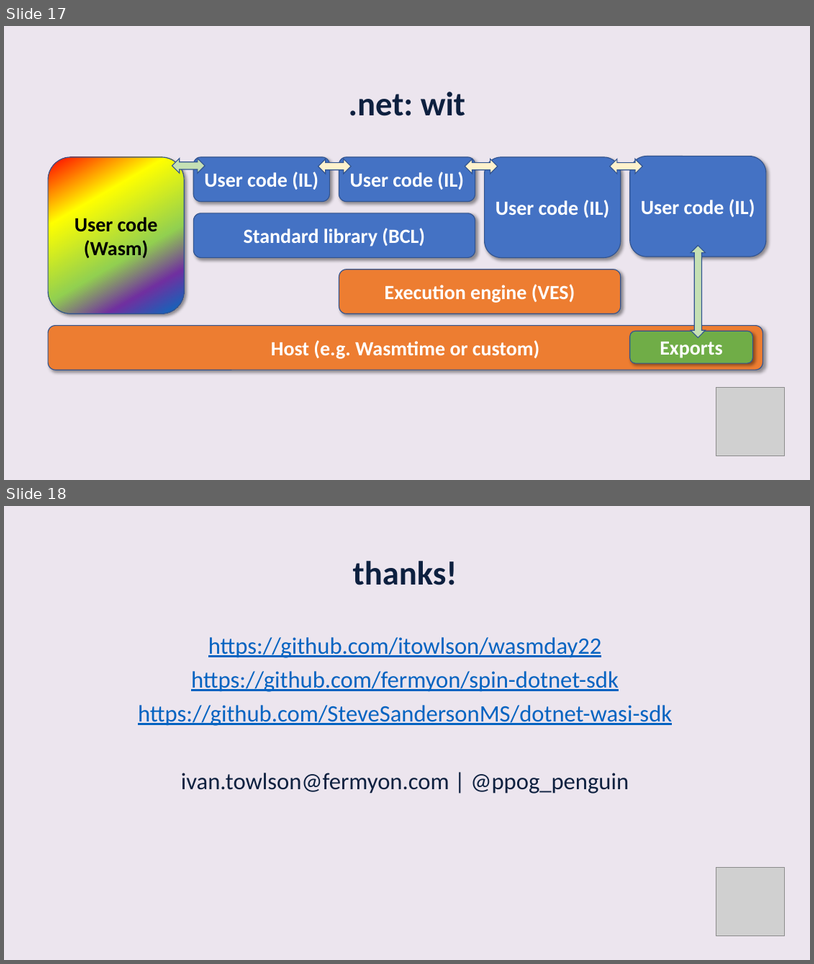
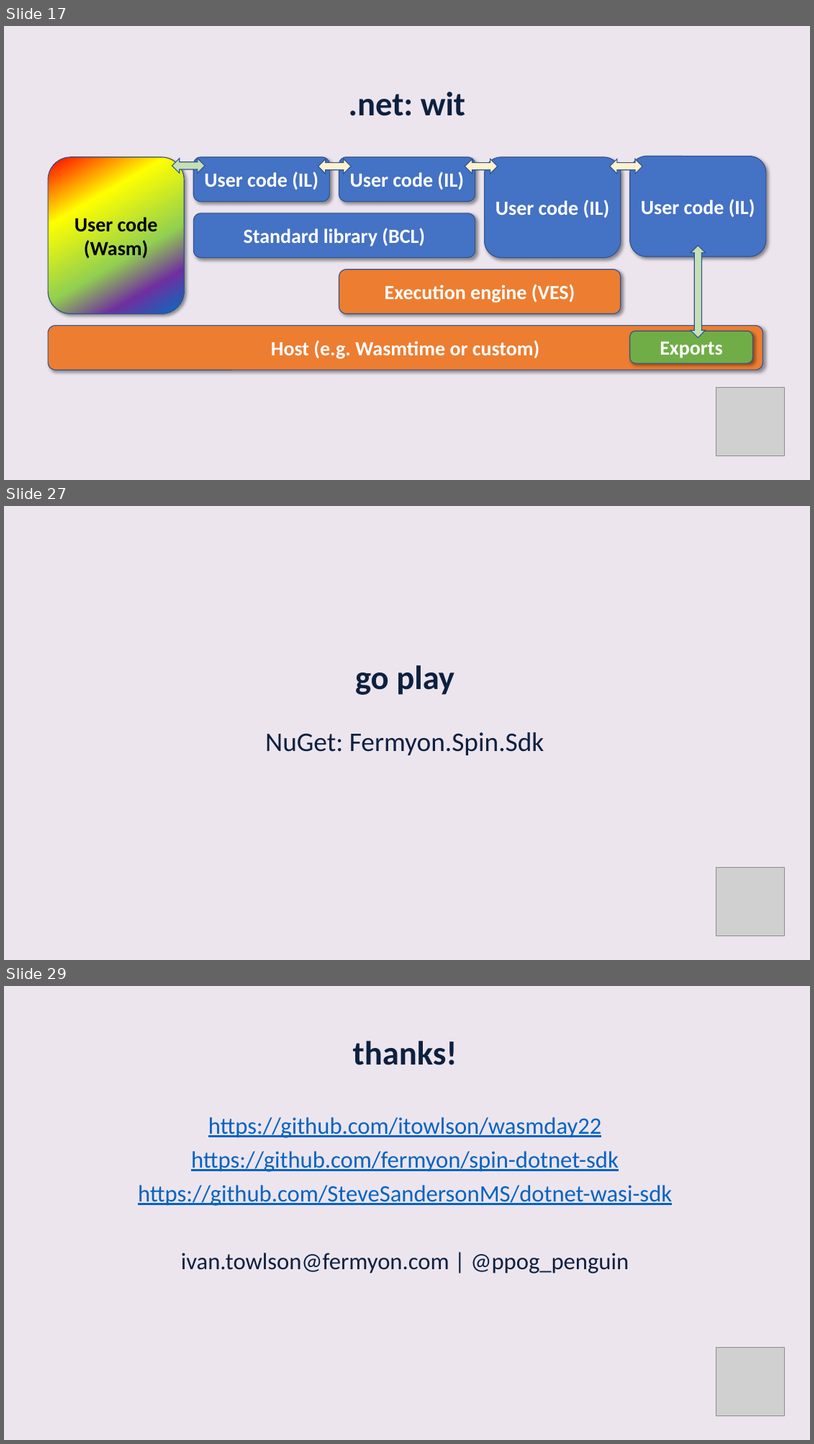
Before and after one commit to itowlson/wasmday22, a slide deck: slides/Wasm Interfaces and .NET.pptx. Shown one above the other, each under a label of ours: slides 17 and 18 before the commit, slides 17, 27 and 29 after it; the slides between them are not shown. The pictures are 814x964 and 814x1444 pixels, drawn with LibreOffice and Linux fonts; fonts in the diff are those of the drawing; grey boxes stand for pictures. Boxes give left, top, right and bottom in pixels: in the first picture for what was removed or moved away, otherwise in the second. Text is boxed around its words. In the diff, an @@ line names an element or a change of style, - is before the commit and + after.

```diff
--- a/slides/Wasm Interfaces and .NET.pptx
+++ b/slides/Wasm Interfaces and .NET.pptx
@@ slide 27 added at bbox=[4, 506, 810, 960], background #ECE5EE @@
@@ title added at bbox=[355, 665, 455, 695], 40 pt, text #0D203F, bold @@
+go play
@@ text added at bbox=[265, 732, 545, 755], 32 pt, text #0D203F @@
+NuGet: Fermyon.Spin.Sdk
@@ picture added at bbox=[716, 867, 785, 936] @@
@@ what was slide 18 is now slide 29 @@
```
Also in this commit, not shown: 10 other slides added.
